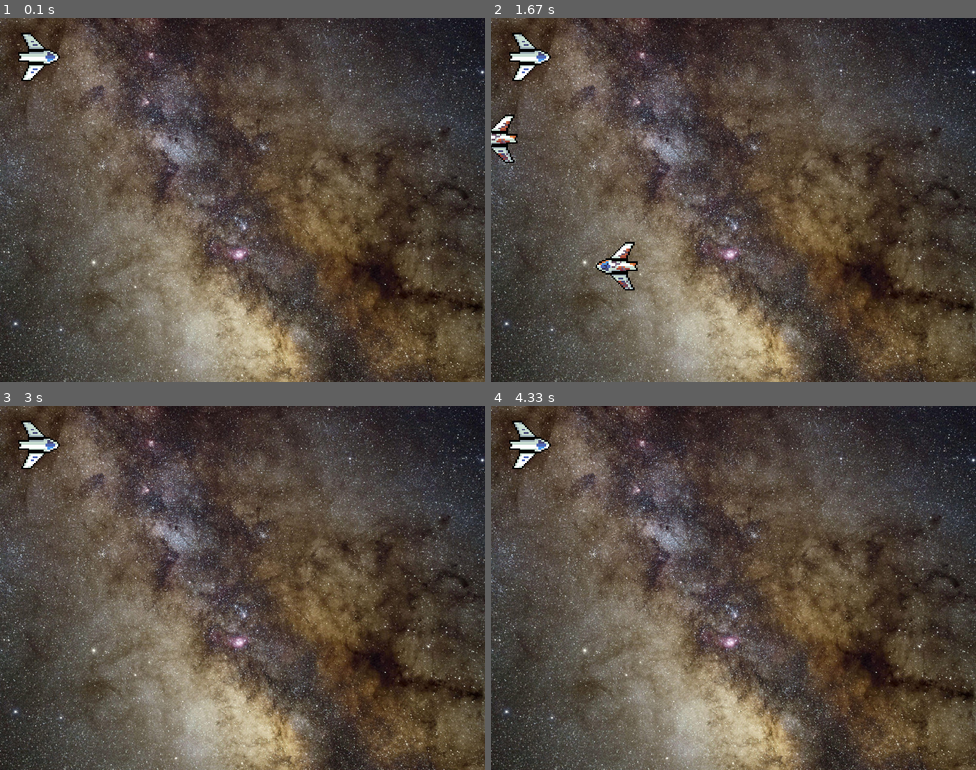
Above: before the commit, frames 1-4 (two rows, left to right).
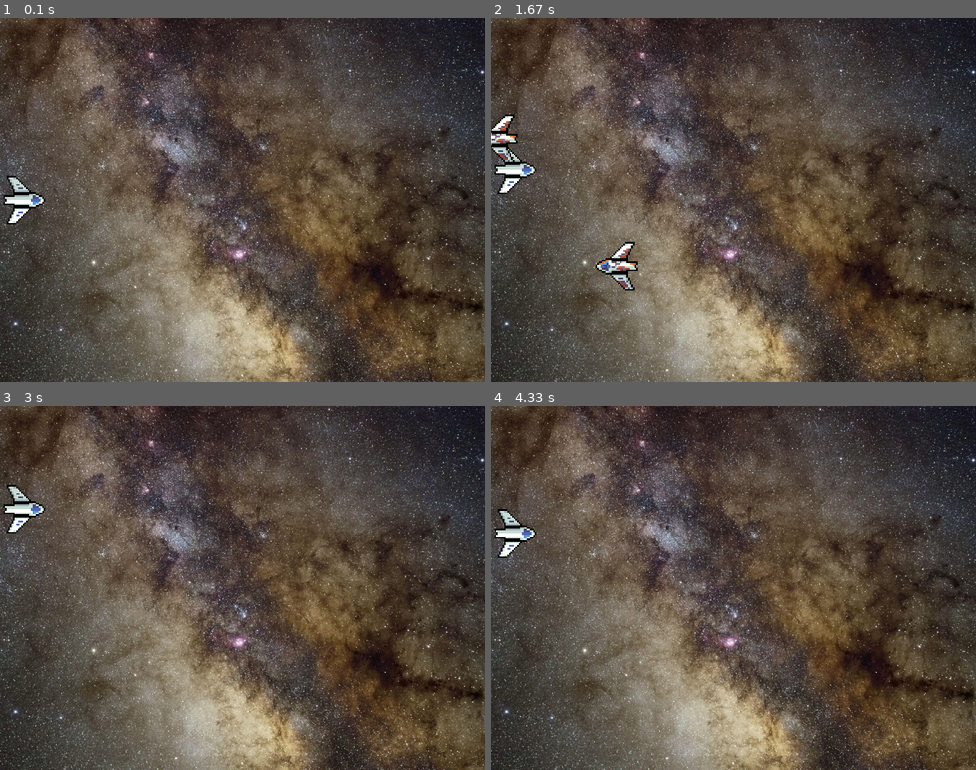
Above: after the commit, the same moments.

Repository: arturfarias/Projetos_aleatorios
Game: pygame game, started from python/pygame-estudo/main.py
Two runs of this game, one before a commit and one after it. Both use one fixed random seed, a clock stepped at 60 frames per second and the inputs below.
Inputs:
- Up to frame 1 (0.1 s): no input
- Up to frame 2 (1.67 s): hold Space 0.33-0.8 s; hold W 0.33-0.8 s; hold S from 1.33 s (still down)
- Up to frame 3 (3 s): release S at 1.8 s; hold W 1.83-2.2 s; hold S 2.23-2.6 s; hold W 2.63-2.93 s; hold S from 2.97 s (still down)
- Up to frame 4 (4.33 s): release S at 3.27 s; hold W 3.3-3.67 s; hold S 3.7-4.07 s; hold W from 4.1 s (still down)

The runs differ from the first frame. In frame 1, 1.1% of the frame differs, in the area x 0-13%, y 4-57%; in frame 2, 1.0%; in frame 3, 1.1%; in frame 4, 1.1%, in the area x 0-13%, y 4-42%.

Commit message:
fix events

Diff:
--- a/python/pygame-estudo/game/entities/bullet.py
+++ b/python/pygame-estudo/game/entities/bullet.py
@@ -1,11 +1,11 @@
 from pygame.sprite import Sprite
 from images.images  import bullet
 
-class Bullet(Sprite):
+class Bullet(Sprite): # Herda de Sprite para usar recursos de colisão
     def __init__(self):
-        super().__init__()
-        self.image = bullet
-        self.rect = self.image.get_rect()
+        super().__init__() # Obrigatório para inicializar o construtor da classe pai
+        self.image = bullet # Cria um atributo com a imagem carregada
+        self.rect = self.image.get_rect() # Posiciona e cria a colisão
 
-    def update(self):
+    def update(self): # Atualiza o objeto a cada loop
         pass
--- a/python/pygame-estudo/game/entities/character.py
+++ b/python/pygame-estudo/game/entities/character.py
@@ -1,13 +1,27 @@
 from pygame.sprite import Sprite
 from images.images import player
 from pygame import transform
+from game.events import Events
+from pygame.locals import K_w, K_s, K_SPACE
 
-class Character(Sprite):
+class Character(Sprite): # Herda de Sprite para usar recursos de colisão
     def __init__(self):
-        super().__init__()
+        super().__init__() # Obrigatório para inicializar o construtor da classe pai
+        self.events = Events()
 
-        self.image = transform.scale(player, (128,128))
-        self.rect = self.image.get_rect()
+        self.image = transform.scale(player, (128,128)) # Ajusta o tamanho da imagem
+        self.rect = self.image.get_rect(center=(40,300)) # Posiciona e cria a colisão
 
-    def update(self):
-        pass
+    def moviment(self): # Método do movimento da nave
+        if (self.events.key_pressed(K_w) and self.rect.y > 0): # Verdadeiro se pressionado W e posição maior que 0
+            self.rect = self.rect.move(0,-10) # Move a nave
+        elif (self.events.key_pressed(K_s) and self.rect.y < 480): # Verdadeiro se pressionado S e posição menor que 480
+            self.rect = self.rect.move(0,10) # Move a nave
+
+    def shoot(self):
+        if(self.events.key_down(K_SPACE)):# Checa se a tecla foi pressionada
+            print("Disparo") # Placeholder de disparo
+
+    def update(self): # Atualiza o objeto a cada loop
+        self.moviment()
+        self.shoot()
--- a/python/pygame-estudo/game/entities/enemy.py
+++ b/python/pygame-estudo/game/entities/enemy.py
@@ -3,15 +3,15 @@
 from pygame import transform
 import random
 
-class Enemy(Sprite):
+class Enemy(Sprite): # Herda de Sprite para usar recursos de colisão
     def __init__(self):
-        super().__init__()
-        self.image = transform.scale(enemy, (128,128))
-        self.rect = self.image.get_rect(center=(900,random.randrange(40,550)))
-        self.speed = random.randrange(-10,-3)
+        super().__init__() # Obrigatório para inicializar o construtor da classe pai
+        self.image = transform.scale(enemy, (128,128)) # Ajusta o tamanho da imagem
+        self.rect = self.image.get_rect(center=(900,random.randrange(40,550))) # Posiciona e cria a colisão
+        self.speed = random.randrange(-10,-3) # Define a velocidade aleatoriamente
 
-    def update(self):
-        self.rect = self.rect.move(self.speed,0)
+    def update(self): # Atualiza o objeto a cada loop
+        self.rect = self.rect.move(self.speed,0) # Movimenta a sprite na tela
 
-        if (self.rect.x < -100):
+        if (self.rect.x < -100): # Destrói o objeto quando chegar na posição indicada
             self.kill()
--- a/python/pygame-estudo/game/events.py
+++ b/python/pygame-estudo/game/events.py
@@ -1,12 +1,33 @@
 import pygame
 import sys
+from pygame.locals import QUIT, KEYDOWN
 
 class Events:
+    _instance = None
+
     def __init__(self):
         pass
 
+    def __new__(events):
+        if events._instance is None:
+            events._instance = super().__new__(events)
+        return events._instance
+
+    def run(self): # executa os eventos globais
+            self.events = pygame.event.get() # Atualiza eventos e salva no atributo, um por vez
+            self.quit()
+
     def quit(self):
-        for event in pygame.event.get(): # Checa todos os eventos que acontecem
-            if event.type == pygame.QUIT: # Verdadeiro se foi o evento de fechar o jogo
+        for event in self.events: # Passa por todos os eventos
+            if event.type == QUIT: # Verdadeiro se foi o evento de fechar o jogo
                 pygame.quit() # Finaliza o jogo
                 sys.exit() # Finaliza o programa python
+
+    def key_pressed(self, key_code):
+        key = pygame.key.get_pressed() # pega as teclas precionadas.
+        return key[key_code] # Retorna se a tecla pressionada e a mesma em key_code
+
+    def key_down(self, key_code): # Método para saber se a tecla foi apertada
+        for event in self.events: # Passa por todos os eventos
+            if (event.type == KEYDOWN): # Olha se uma tecla qualquer foi apertada
+                return event.key == key_code  # retorna se a tecla foi a passada ao método
--- a/python/pygame-estudo/main.py
+++ b/python/pygame-estudo/main.py
@@ -15,7 +15,7 @@
 
     def run(self):
         while(True): # Cria o loop infinito a qual o jogo roda
-            self.events.quit() # Chama o método de evento que gerencia o fechamento do jogo
+            self.events.run() # Chama os eventos globais
             self.game.run() # Executa o conteúdo da classe Game
 
             display.flip() # Usado para atualizar a tela a todo frame
